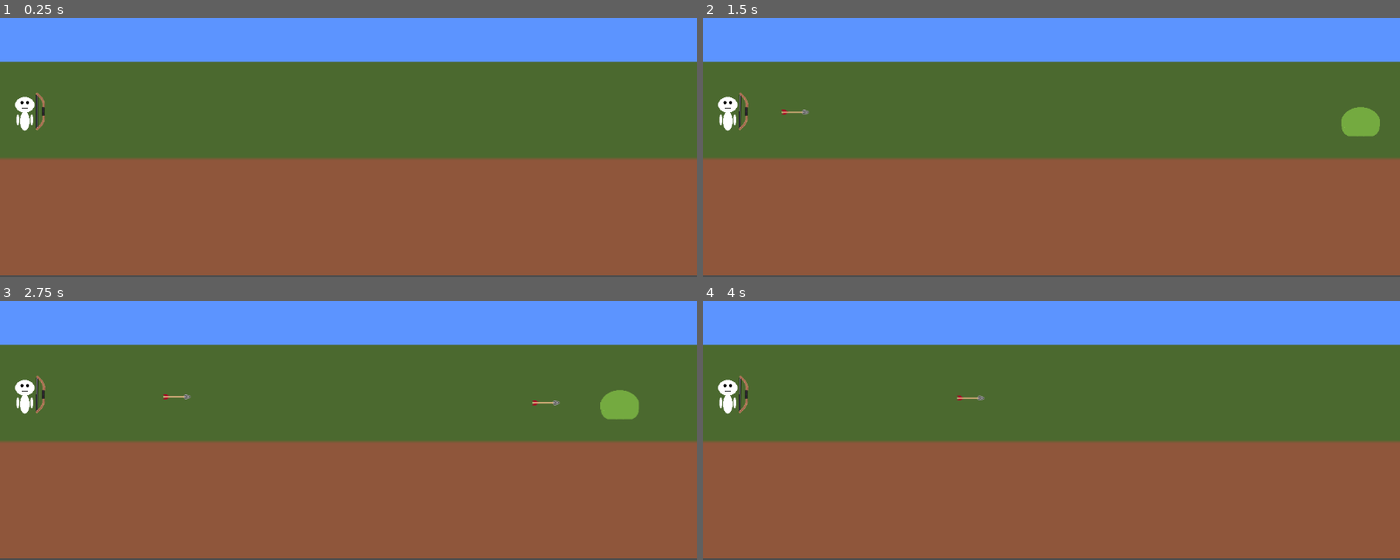
Above: before the commit, frames 1-4 (two rows, left to right).
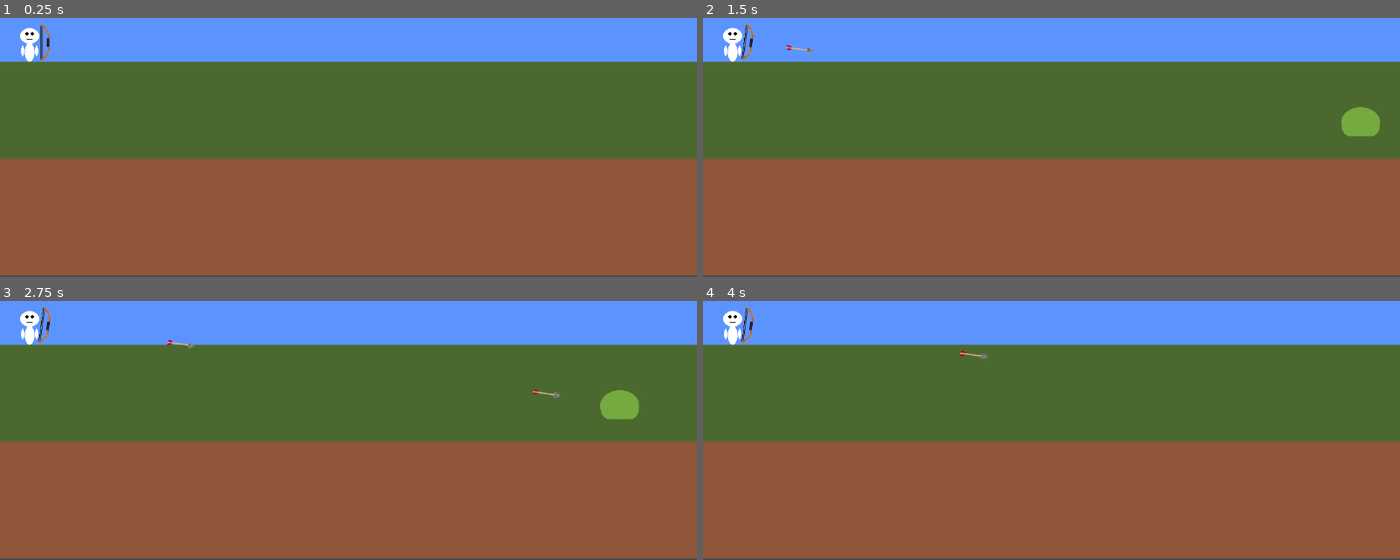
Above: after the commit, the same moments.

Repository: IcyOtter/idle-defense-game
Game: Godot game, scene res://Scene/world.tscn
The game is run twice, just before and just after one commit, with the same random seed, the same clock (stepped at 60 frames per second) and the same inputs.
Inputs (mouse positions are in pixels of both pictures, inside the frame that each line leads up to):
- Up to frame 1 (0.25 s): no input
- Up to frame 2 (1.5 s): tap Enter at 0.5 s; move the mouse to (1204, 62) at 0.52 s; press the mouse at (1204, 62) at 0.53 s; move the mouse to (912, 100) at 1.27 s; release the mouse at (912, 100) at 1.28 s; click (912, 100) at 1.35 s
- Up to frame 3 (2.75 s): move the mouse to (outside the picture) at 2.02 s; hold Z (toggle_auto_fire) from 2.03 s (still down); click (outside the picture) at 2.3 s
- Up to frame 4 (4 s): move the mouse to (1016, 443) at 2.77 s; release Z (toggle_auto_fire) at 2.78 s; click (1016, 443) at 2.85 s; move the mouse to (1260, 422) at 3.52 s; press the mouse at (1260, 422) at 3.53 s

The runs differ from the first frame. In frame 1, 0.7% of the frame differs, in the area x 2-8%, y 2-44%; in frame 2, 0.8%; in frame 3, 0.9%, in the area x 2-81%, y 2-44%; in frame 4, 0.8%.

Commit message:
- Arrows correctly fire towards enemy when fired from the palyer

Diff:
--- a/Assets/Player/player.tscn
+++ b/Assets/Player/player.tscn
@@ -11,7 +11,7 @@
 height = 52.0
 
 [sub_resource type="RectangleShape2D" id="RectangleShape2D_8ft5u"]
-size = Vector2(1167, 398)
+size = Vector2(1167, 427)
 
 [sub_resource type="CapsuleShape2D" id="CapsuleShape2D_8ft5u"]
 radius = 17.0
@@ -22,6 +22,7 @@
 script = ExtResource("1_5j20w")
 
 [node name="CollisionShape2D" type="CollisionShape2D" parent="."]
+visible = false
 shape = SubResource("CapsuleShape2D_aqk3a")
 
 [node name="Sprite2D" type="Sprite2D" parent="."]
@@ -41,10 +42,11 @@
 collision_mask = 2
 
 [node name="CollisionShape2D" type="CollisionShape2D" parent="TargetingArea"]
-position = Vector2(573.5, -189)
+position = Vector2(573.5, -55.5)
 shape = SubResource("RectangleShape2D_8ft5u")
 
 [node name="Hurtbox" type="Area2D" parent="."]
+visible = false
 collision_layer = 3
 collision_mask = 2
 
--- a/Assets/Weapons/WeaponData.gd
+++ b/Assets/Weapons/WeaponData.gd
@@ -6,6 +6,9 @@
 
 @export var projectile_speed: float = 600.0
 @export var projectile_lifetime: float = 3.0
+@export var homing_enabled: bool = true
+@export var turn_rate_rad: float = 12.0  # radians/sec, higher = sharper turns
+
 
 @export var attack_range: float = 300.0
 @export var projectile_scene: PackedScene
--- a/Scene/world.tscn
+++ b/Scene/world.tscn
@@ -37,7 +37,7 @@
 shape = SubResource("RectangleShape2D_ejll3")
 
 [node name="Player" parent="." instance=ExtResource("3_ejll3")]
-position = Vector2(-535, 50)
+position = Vector2(-527, -64)
 
 [node name="EnemySpawner" type="Node2D" parent="." node_paths=PackedStringArray("spawn_points", "spawn_parent")]
 script = ExtResource("4_pcvp0")
--- a/Scripts/Player/PlayerCombat.gd
+++ b/Scripts/Player/PlayerCombat.gd
@@ -25,7 +25,10 @@
 	weapon.aim_at(target.global_position)
 
 	if auto_fire:
-		weapon.fire(target.global_position)
+		if weapon is BowWeapon:
+			(weapon as BowWeapon).fire_at_target(target)
+		else:
+			weapon.fire(target.global_position)
 
 func _input(event: InputEvent) -> void:
 	if player == null or player.is_dead:
@@ -34,7 +37,10 @@
 	if event.is_action_pressed("attack"):
 		var target := _get_nearest_enemy()
 		if target:
-			weapon.fire(target.global_position)
+			if weapon is BowWeapon:
+				(weapon as BowWeapon).fire_at_target(target)
+			else:
+				weapon.fire(target.global_position)
 
 	if event.is_action_pressed("toggle_auto_fire"):
 		auto_fire = not auto_fire
--- a/Scripts/Weapon/BowWeapon.gd
+++ b/Scripts/Weapon/BowWeapon.gd
@@ -3,22 +3,38 @@
 
 @export var fire_point: Node2D
 
+var _last_target: Node2D = null
+
+func fire_at_target(target: Node2D) -> void:
+	_last_target = target
+	fire(target.global_position)
+
 func _spawn_projectile(target_position: Vector2) -> void:
 	if weapon_data == null or weapon_data.projectile_scene == null:
 		return
+	if fire_point == null:
+		push_warning("BowWeapon: fire_point not assigned.")
+		return
 
-	var projectile = weapon_data.projectile_scene.instantiate()
+	var projectile: Projectile = weapon_data.projectile_scene.instantiate()
 	projectile.global_position = fire_point.global_position
-
-	# Important: add to the SceneTree BEFORE calling initialize()
 	get_tree().current_scene.add_child(projectile)
 
 	var direction := (target_position - fire_point.global_position).normalized()
 
-	# Now it's safe: projectile.get_tree() is not null
+	# IMPORTANT: only pass a live Node2D
+	var target_node: Node2D = null
+	if _last_target != null and is_instance_valid(_last_target):
+		target_node = _last_target
+
 	projectile.initialize(
 		weapon_data.damage,
 		weapon_data.projectile_speed,
 		weapon_data.projectile_lifetime,
-		direction
+		direction,
+		target_node,
+		weapon_data.homing_enabled,
+		weapon_data.turn_rate_rad
 	)
+
+	_last_target = null
--- a/Scripts/Weapon/Projectile.gd
+++ b/Scripts/Weapon/Projectile.gd
@@ -5,24 +5,63 @@
 var speed: float
 var lifetime: float
 
-var _direction: Vector2
+var homing_enabled: bool = false
+var turn_rate_rad: float = 12.0
+
+var _direction: Vector2 = Vector2.RIGHT
+var _target_ref: WeakRef
 
 func initialize(
 	p_damage: int,
 	p_speed: float,
 	p_lifetime: float,
-	p_direction: Vector2
+	p_initial_direction: Vector2,
+	p_target: Object = null,
+	p_homing_enabled: bool = false,
+	p_turn_rate_rad: float = 12.0
 ) -> void:
 	damage = p_damage
 	speed = p_speed
 	lifetime = p_lifetime
-	_direction = p_direction.normalized()
+	homing_enabled = p_homing_enabled
+	turn_rate_rad = p_turn_rate_rad
 
+	_direction = p_initial_direction.normalized()
+
+	if p_target != null and p_target is Node2D and is_instance_valid(p_target):
+		_target_ref = weakref(p_target as Node2D)
+	else:
+		_target_ref = null
+
+	if is_inside_tree():
+		_start_lifetime_timer()
+	else:
+		call_deferred("_start_lifetime_timer")
+
+func _start_lifetime_timer() -> void:
 	await get_tree().create_timer(lifetime).timeout
 	queue_free()
 
 func _physics_process(delta: float) -> void:
-	position += _direction * speed * delta
+	# If homing, gently rotate direction toward current target position
+	if homing_enabled and _target_ref != null:
+		var target: Node2D = _target_ref.get_ref() as Node2D
+		if target != null and is_instance_valid(target):
+			var desired: Vector2 = (target.global_position - global_position).normalized()
+			_direction = _rotate_toward(_direction, desired, turn_rate_rad * delta)
+
+	# Move and face along travel direction
+	global_position += _direction * speed * delta
+	rotation = _direction.angle()
+
+func _rotate_toward(from_dir: Vector2, to_dir: Vector2, max_radians: float) -> Vector2:
+	var from_angle := from_dir.angle()
+	var to_angle := to_dir.angle()
+	var new_angle := lerp_angle(from_angle, to_angle, clamp(max_radians / max(0.0001, abs(ang_diff(from_angle, to_angle))), 0.0, 1.0))
+	return Vector2.RIGHT.rotated(new_angle)
+
+func ang_diff(a: float, b: float) -> float:
+	return wrapf(b - a, -PI, PI)
 
 func _on_body_entered(body: Node) -> void:
 	if body.has_method("take_damage"):
